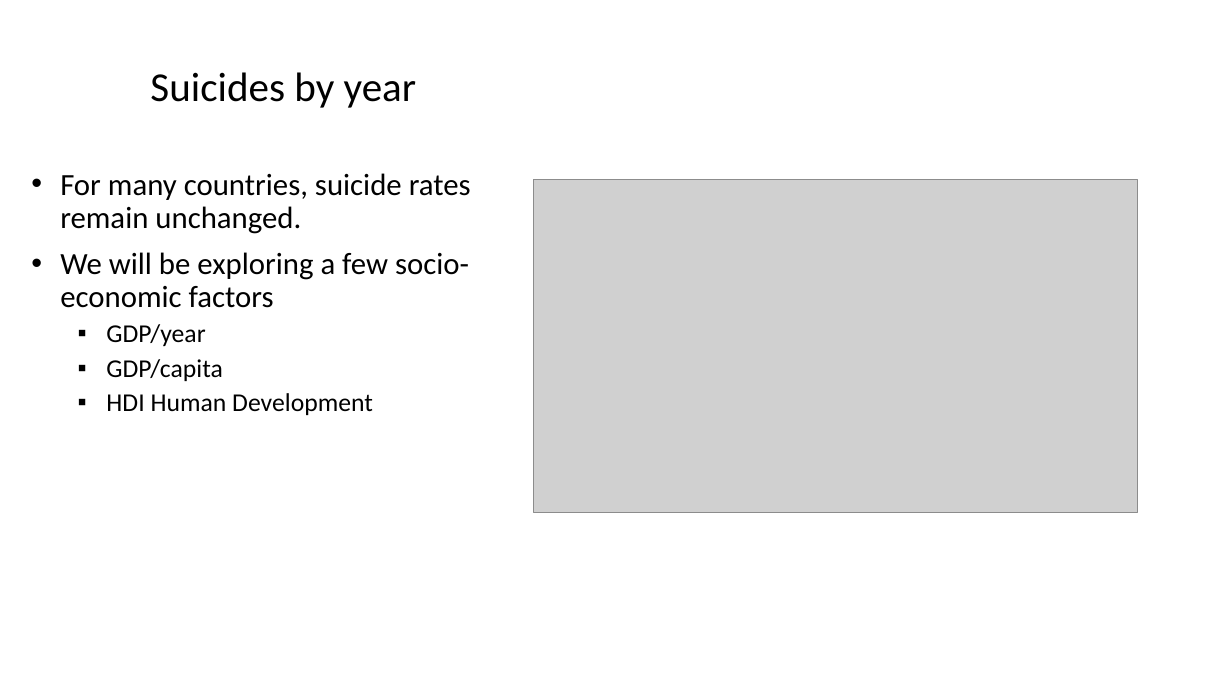
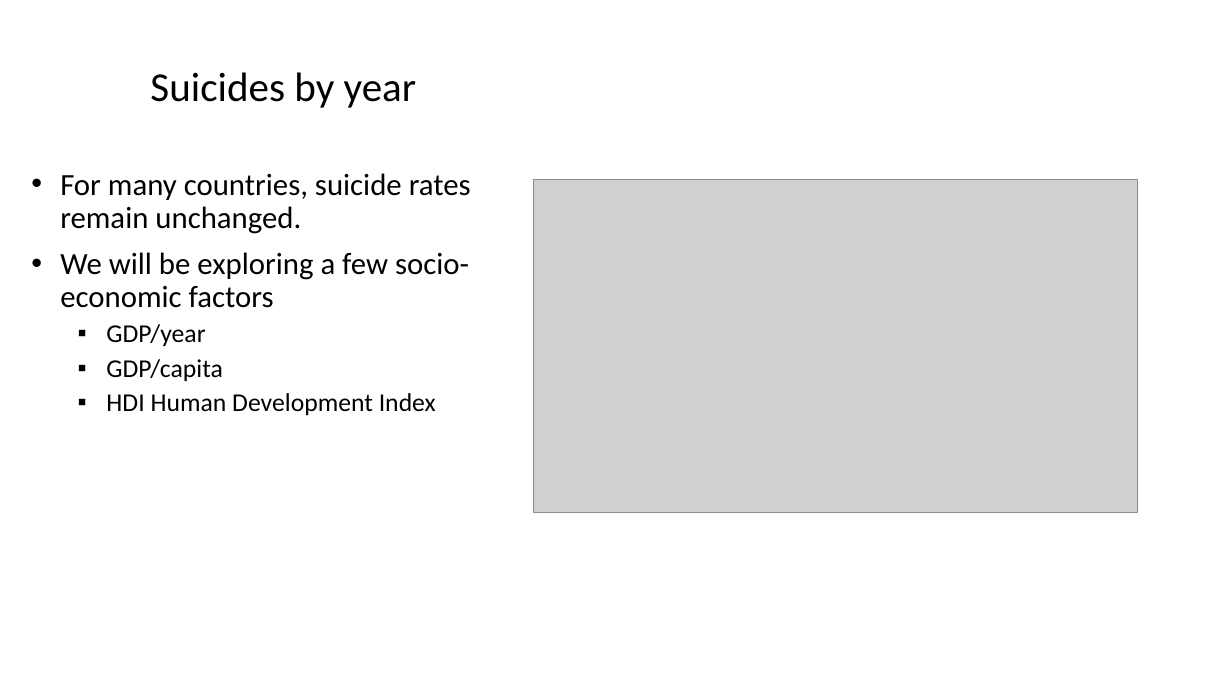
Before and after one commit to JussAGeeVibe/The-Statistical-Significance-of-Sharing-the-Wealth, a slide deck: slide 2 of CapstoneProject1.pptx. Drawn at 1232x693 pixels with LibreOffice and Linux fonts; fonts in the diff are those of the drawing; grey boxes stand for pictures; background and template pictures are left out. Boxes give left, top, right and bottom in pixels: in the first picture for what was removed or moved away, otherwise in the second. Text is boxed around its words. In the diff, an @@ line names an element or a change of style, - is before the commit and + after.

Commit message:
Update CapstoneProject1.pptx
typo change

```diff
--- a/CapstoneProject1.pptx
+++ b/CapstoneProject1.pptx
@@ text at [106, 393, 436, 415]: text changed @@
-  ▪ HDI Human Development
+  ▪ HDI Human Development Index
```
